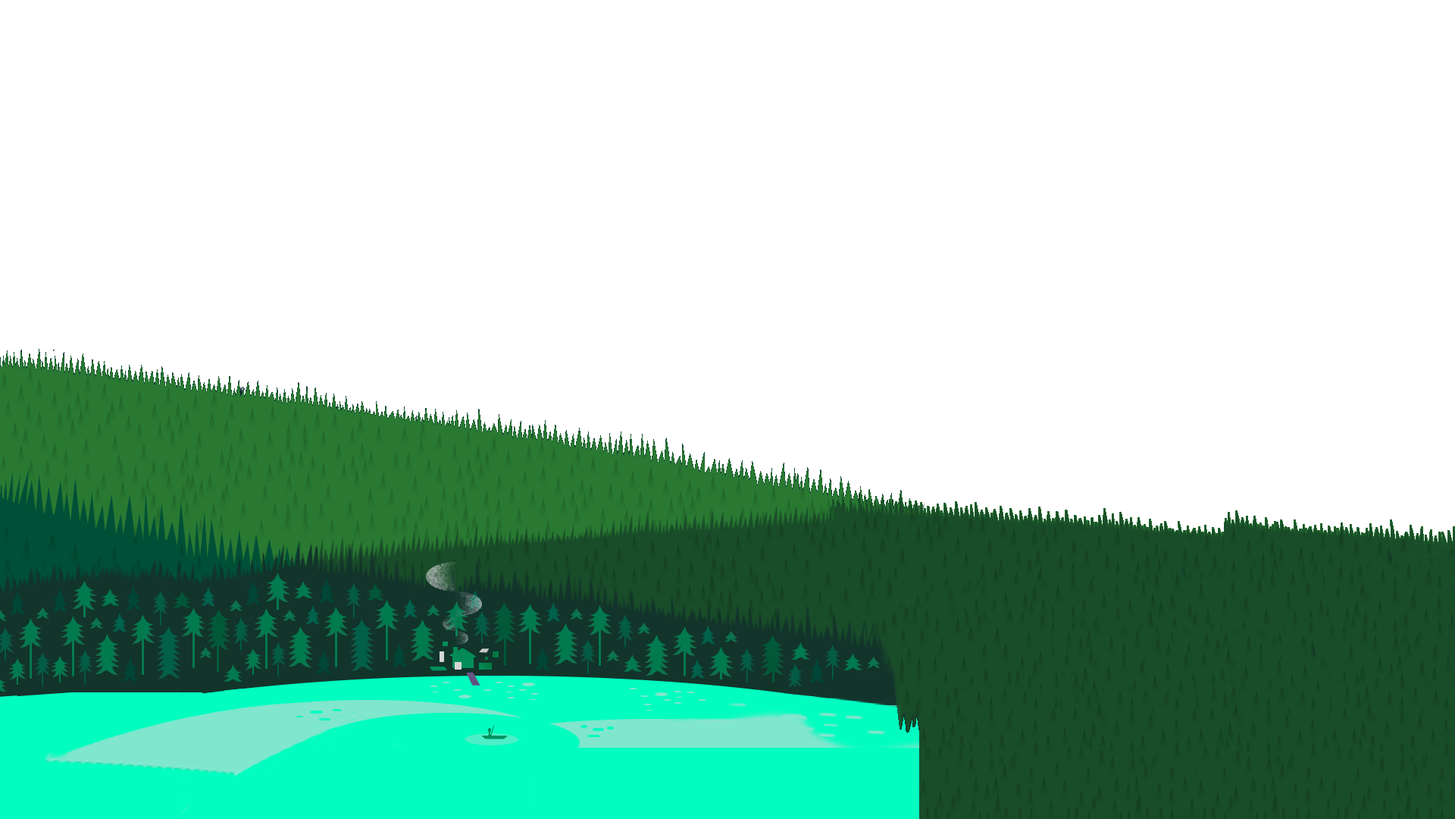
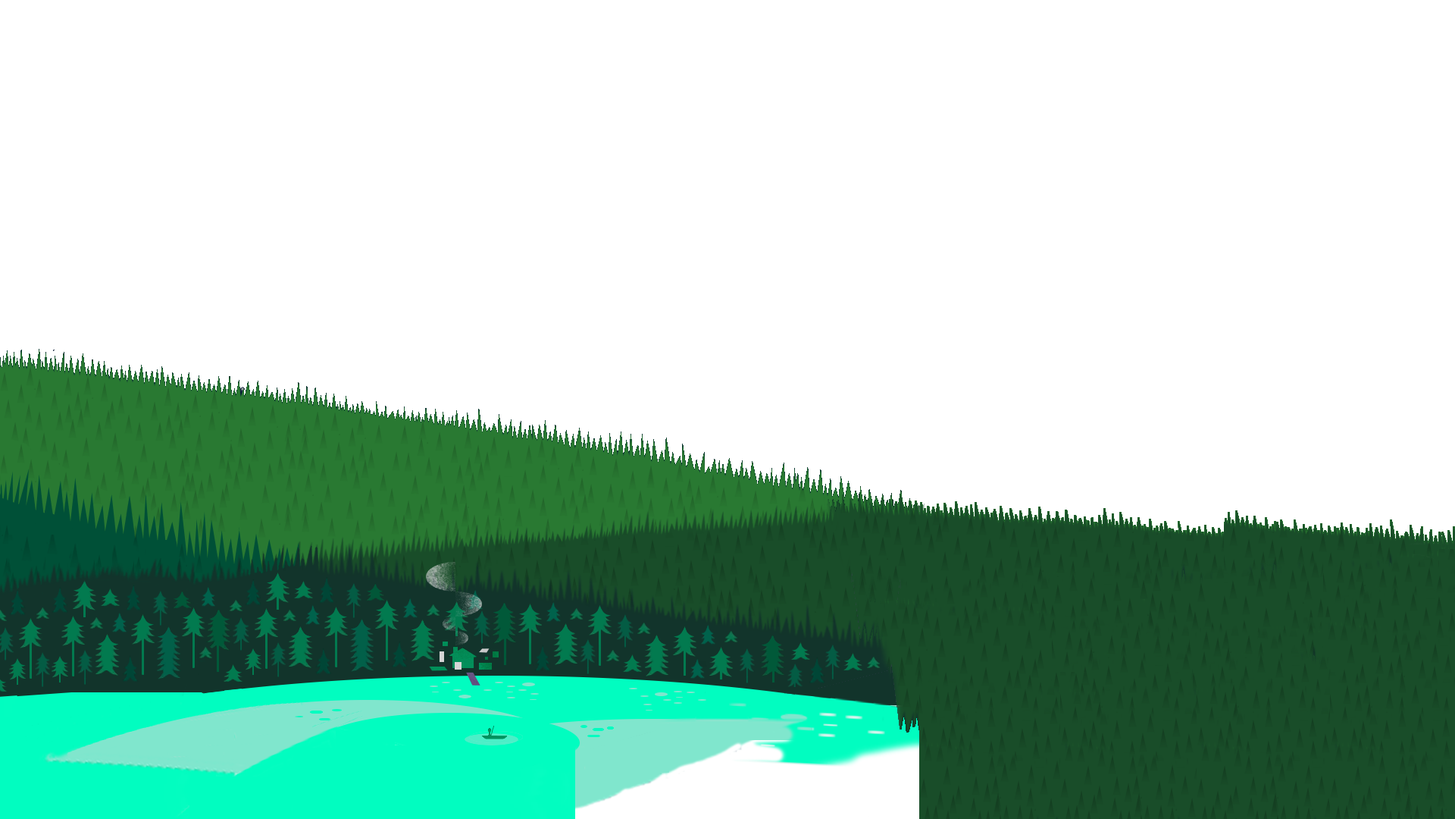
Two versions of the same layered image (1455px x 819px). Layer-by-layer changes:
painted on "Layer 15" over [534, 746, 920, 819]
painted on "Layer 14" over [563, 704, 920, 819]
